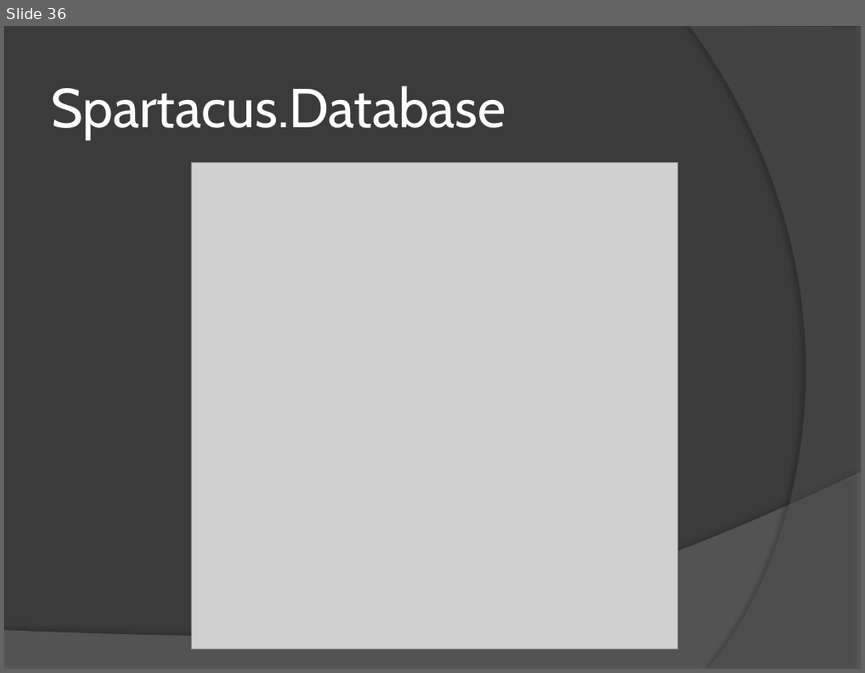
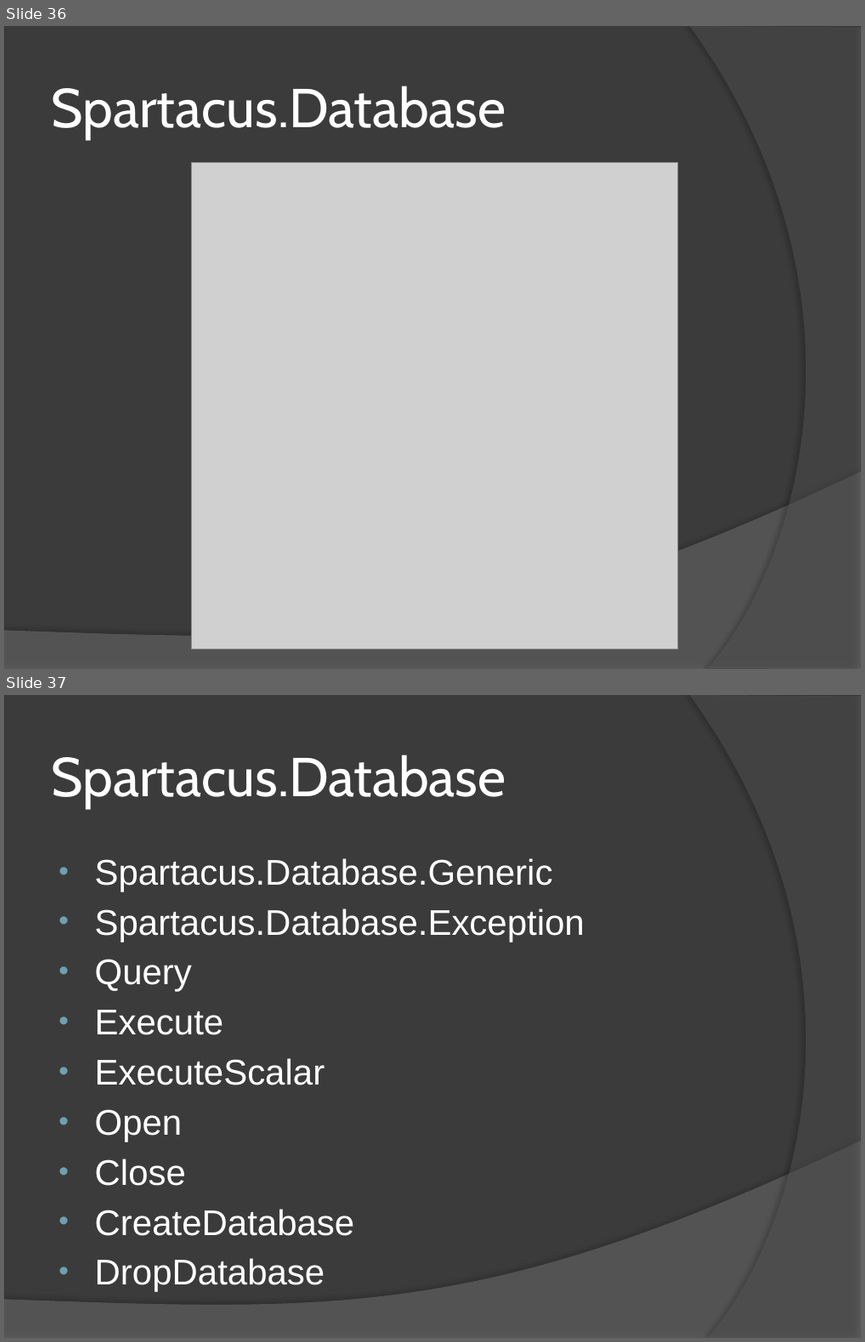
Before and after one commit to wind39/wind39.github.io, a slide deck: curso/modulo3capitulo4.pptx. Shown one above the other, each under a label of ours: slide 36 before the commit, slides 36 and 37 after it. The pictures are 865x673 and 865x1342 pixels, drawn with LibreOffice and Linux fonts; fonts in the diff are those of the drawing; grey boxes stand for pictures. Boxes give left, top, right and bottom in pixels: in the first picture for what was removed or moved away, otherwise in the second. Text is boxed around its words. In the diff, an @@ line names an element or a change of style, - is before the commit and + after.

Commit message:
Alterada página spartacus

```diff
--- a/curso/modulo3capitulo4.pptx
+++ b/curso/modulo3capitulo4.pptx
@@ slide 37 added at (4,695,861,1338), background #3B3B3B; not listed: 2 template elements that a slide beside it also shows @@
@@ title added at (51,755,506,808), 46 pt, text #FFFFFF @@
+Spartacus.Database
@@ text added at (95,858,585,1236), 30 pt, text #FFFFFF @@
+• Spartacus.Database.Generic
+• Spartacus.Database.Exception
+• Query
+• Execute
+• ExecuteScalar
+• Open
+• Close
+• CreateDatabase
+• DropDatabase
```
Also in this commit, not shown: 2 other slides added, 2 other files.
